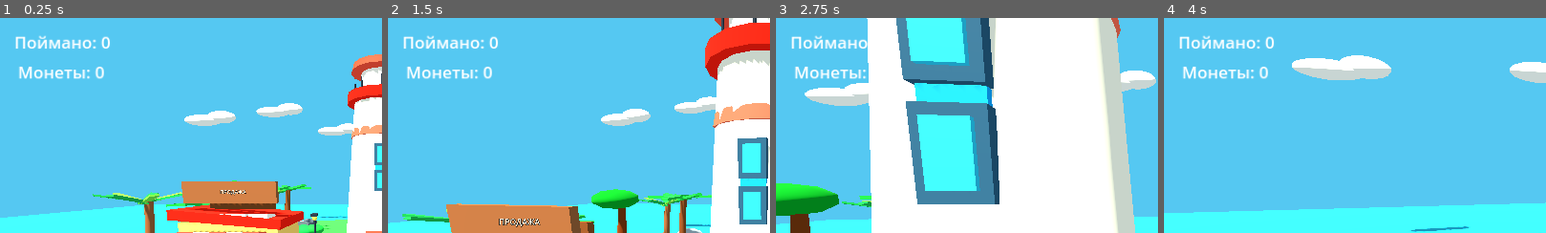
Above: before the commit, frames 1-4 (left to right).
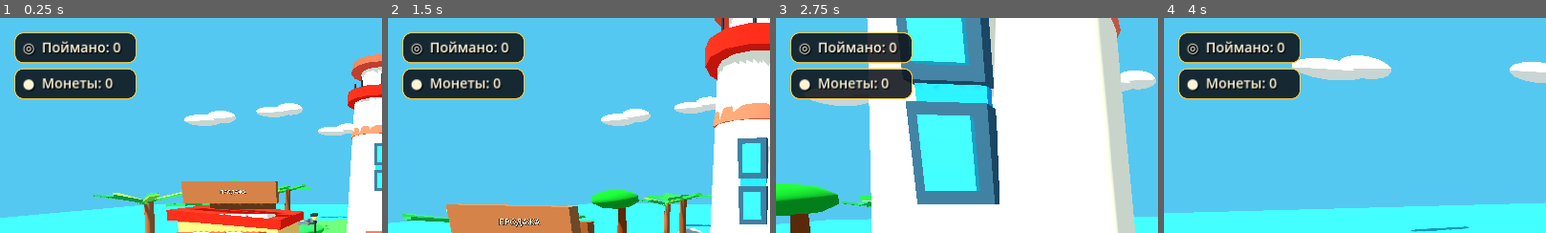
Above: after the commit, the same moments.

Repository: ksotik22/Catch-a-Mutant
Game: Godot game, scene res://scenes/main.tscn
Same seed, same stepped clock (60 frames per second), same inputs: the game is played once before the commit and once after it.
Inputs (mouse positions are % of the whole screen's width and height, from its top left):
- Up to frame 1 (0.25 s): no input
- Up to frame 2 (1.5 s): move the mouse to (55, 50) at 0.52 s; hold E 0.53-1.28 s; hold W from 0.53 s (still down); click (55, 50) at 0.67 s; tap Space at 0.77 s; move the mouse to (45, 50) at 1.27 s; tap E at 1.35 s
- Up to frame 3 (2.75 s): keep holding W; tap Space at 1.52 s; move the mouse to (52, 48) at 2.02 s; hold E from 2.03 s (still down)
- Up to frame 4 (4 s): keep holding W; move the mouse to (49, 52) at 2.77 s; release E at 2.78 s; tap E at 2.85 s; click (49, 52) at 2.92 s; tap Space at 3.02, 3.77 s; move the mouse to (57, 51) at 3.52 s; hold E from 3.53 s (still down)
The pictures show only the part of the screen within x 0-50%, y 0-50%; the shares and areas given below are measured in that part.

The runs differ from the first frame. In frame 1, 9.2% of the frame differs, in the area x 3-36%, y 6-38%; in frame 2, 9.2%; in frame 3, 9.2%; in frame 4, 9.2%.

Commit message:
Upgrade catches and coins HUD

Diff:
--- a/scripts/hud.gd
+++ b/scripts/hud.gd
@@ -4,18 +4,47 @@
 @onready var game_state = get_parent().get_node("GameState")
 var coin_label: Label
 
+func _make_panel_label(text_: String, pos: Vector2, icon: String) -> Label:
+    var panel := PanelContainer.new()
+    panel.position = pos
+    panel.custom_minimum_size = Vector2(205, 52)
+
+    var style := StyleBoxFlat.new()
+    style.bg_color = Color(0.055, 0.075, 0.10, 0.88)
+    style.border_color = Color(1.0, 0.78, 0.22, 0.9)
+    style.set_border_width_all(2)
+    style.corner_radius_top_left = 14
+    style.corner_radius_top_right = 14
+    style.corner_radius_bottom_left = 14
+    style.corner_radius_bottom_right = 14
+    style.content_margin_left = 14
+    style.content_margin_right = 14
+    style.content_margin_top = 8
+    style.content_margin_bottom = 8
+    panel.add_theme_stylebox_override("panel", style)
+
+    var label := Label.new()
+    label.text = icon + "  " + text_
+    label.add_theme_font_size_override("font_size", 23)
+    label.add_theme_color_override("font_color", Color("fff4d6"))
+    label.add_theme_color_override("font_shadow_color", Color(0,0,0,0.75))
+    label.add_theme_constant_override("shadow_offset_x", 2)
+    label.add_theme_constant_override("shadow_offset_y", 2)
+    panel.add_child(label)
+    add_child(panel)
+    return label
+
 func _ready() -> void:
+    catch_label.hide()
     game_state.catches_changed.connect(_on_catches_changed)
     game_state.coins_changed.connect(_on_coins_changed)
-    coin_label = Label.new()
-    coin_label.position = Vector2(30, 70)
-    coin_label.add_theme_font_size_override("font_size", 28)
-    add_child(coin_label)
+    catch_label = _make_panel_label("Поймано: 0", Vector2(24, 24), "◎")
+    coin_label = _make_panel_label("Монеты: 0", Vector2(24, 84), "●")
     _on_catches_changed(game_state.catches)
     _on_coins_changed(game_state.coins)
 
 func _on_catches_changed(total: int) -> void:
-    catch_label.text = "Поймано: %d" % total
+    catch_label.text = "◎  Поймано: %d" % total
 
 func _on_coins_changed(total: int) -> void:
-    coin_label.text = "Монеты: %d" % total
+    coin_label.text = "●  Монеты: %d" % total
